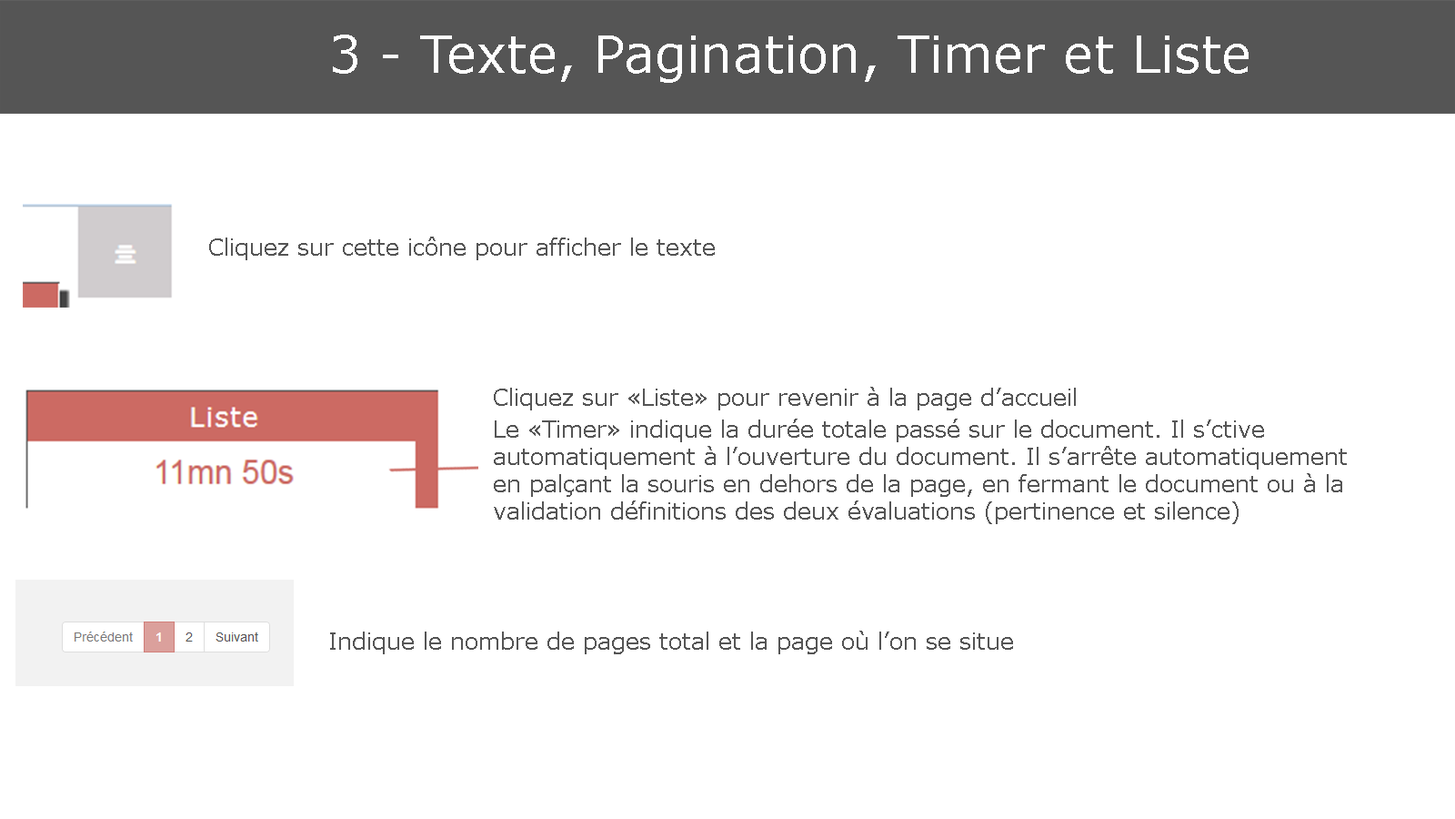
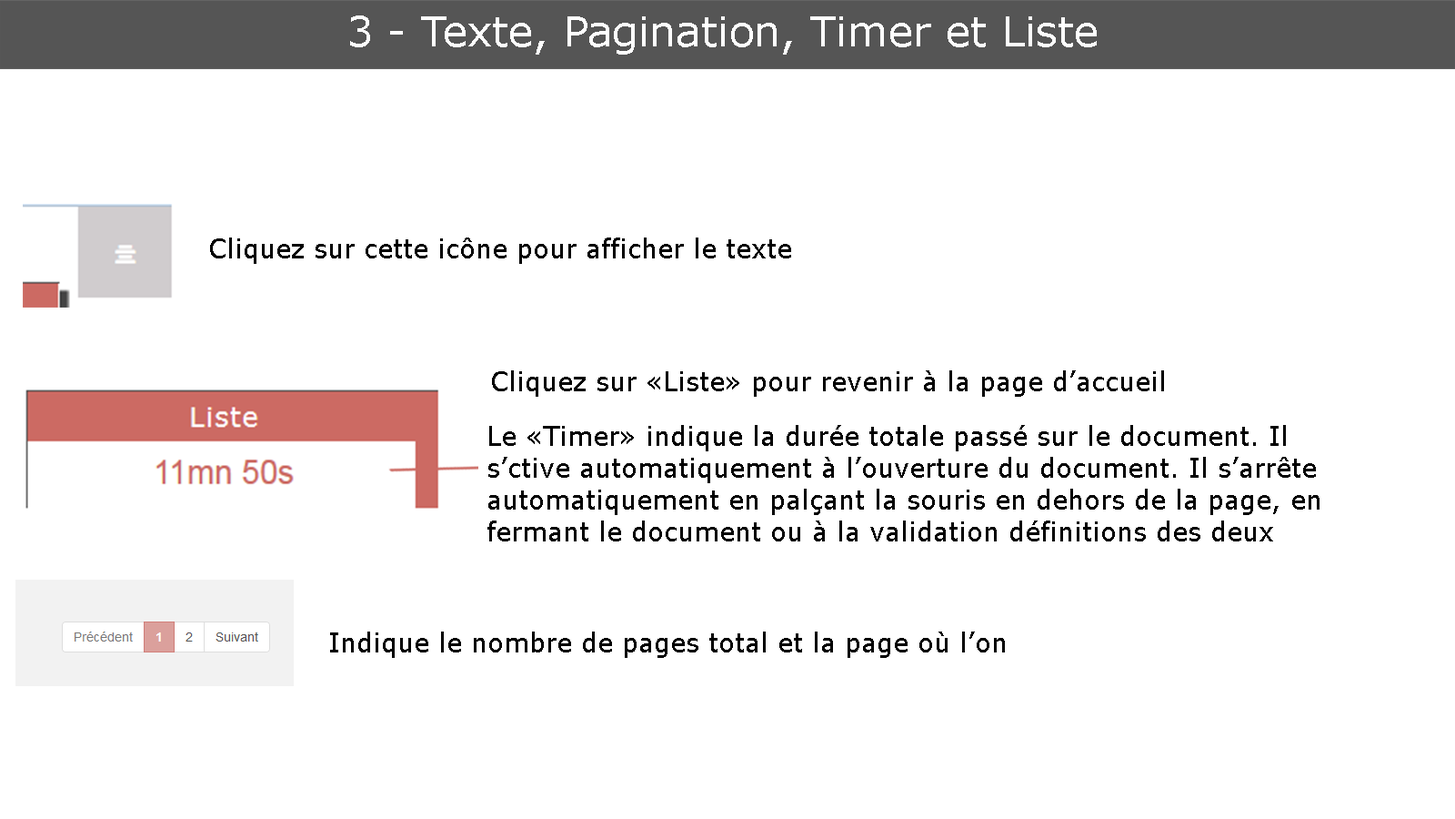
Comparing the layer stacks of the two 1455x819 images. Changes:
painted on "3 - Texte, Pagination, Timer et Liste" over [332, 15, 1249, 83]
painted on "Calque 1" over [0, 0, 1455, 114]
painted on "Le «Timer» indique la durée totale passé sur le document. Il s’" over [487, 418, 1348, 542]
painted on "Indique le nombre de pages total et la page où l’on se situe" over [330, 630, 1014, 658]
painted on "Cliquez sur «Liste» pour revenir à la page d’accueil" over [492, 370, 1165, 411]
painted on "Cliquez sur cette icône pour afficher le texte" over [209, 236, 792, 264]
added layer "fond blanc" (2nd of 2) over [0, 0, 1455, 658]
